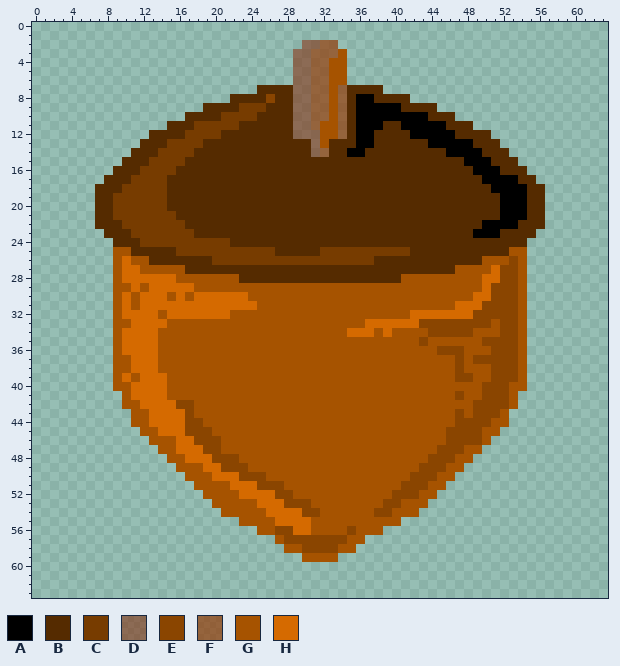
A pixel-art sprite gets an edit: imgs/acorn.png. Above, as it was before the edit.
The file is 64x64 pixels. Colours within 5 levels of each other are drawn and written as one.
Palette (. is transparent): A #000000  B #552b00  C #773c00  D #84220087  E #8a4500  F #953500a8  G #a65300  H #d56a00
After:
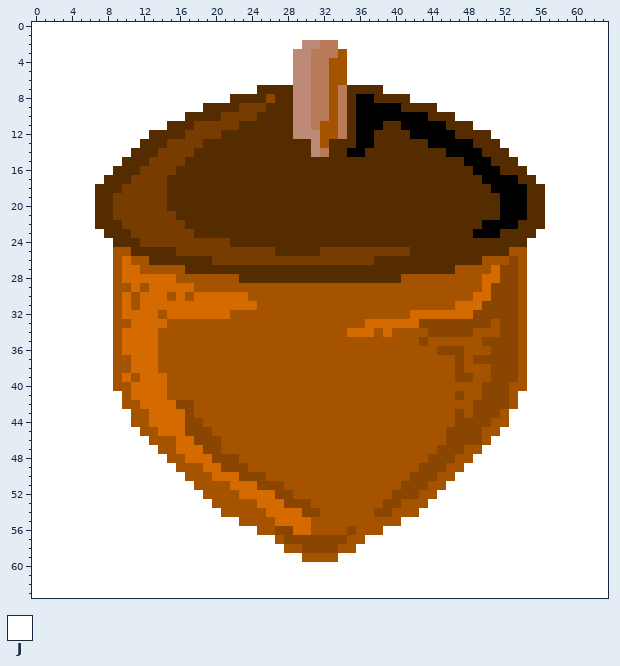
Colours new in this view: J #ffffff
From old to new:
colour D: #84220087 -> #be8a78
colour F: #953500a8 -> #b97a57
Changed rows in their new state; - is a pixel that keeps its letter.
first column x 0:
 0 JJJJJJJJJJJJJJJJJJJJJJJJJJJJJJJJJJJJJJJJJJJJJJJJJJJJJJJJJJJJJJJJ
 1 JJJJJJJJJJJJJJJJJJJJJJJJJJJJJJJJJJJJJJJJJJJJJJJJJJJJJJJJJJJJJJJJ
 2 JJJJJJJJJJJJJJJJJJJJJJJJJJJJJJ----JJJJJJJJJJJJJJJJJJJJJJJJJJJJJJ
 3 JJJJJJJJJJJJJJJJJJJJJJJJJJJJJ------JJJJJJJJJJJJJJJJJJJJJJJJJJJJJ
 4 JJJJJJJJJJJJJJJJJJJJJJJJJJJJJ------JJJJJJJJJJJJJJJJJJJJJJJJJJJJJ
 5 JJJJJJJJJJJJJJJJJJJJJJJJJJJJJ------JJJJJJJJJJJJJJJJJJJJJJJJJJJJJ
 6 JJJJJJJJJJJJJJJJJJJJJJJJJJJJJ------JJJJJJJJJJJJJJJJJJJJJJJJJJJJJ
 7 JJJJJJJJJJJJJJJJJJJJJJJJJ--------------JJJJJJJJJJJJJJJJJJJJJJJJJ
 8 JJJJJJJJJJJJJJJJJJJJJJ--------------------JJJJJJJJJJJJJJJJJJJJJJ
 9 JJJJJJJJJJJJJJJJJJJ--------------------------JJJJJJJJJJJJJJJJJJJ
10 JJJJJJJJJJJJJJJJJ------------------------------JJJJJJJJJJJJJJJJJ
11 JJJJJJJJJJJJJJJ----------------------------------JJJJJJJJJJJJJJJ
12 JJJJJJJJJJJJJ--------------------------------------JJJJJJJJJJJJJ
13 JJJJJJJJJJJJ----------------------------------------JJJJJJJJJJJJ
14 JJJJJJJJJJJ------------------------------------------JJJJJJJJJJJ
15 JJJJJJJJJJ--------------------------------------------JJJJJJJJJJ
16 JJJJJJJJJ----------------------------------------------JJJJJJJJJ
17 JJJJJJJJ------------------------------------------------JJJJJJJJ
18 JJJJJJJ--------------------------------------------------JJJJJJJ
19 JJJJJJJ--------------------------------------------------JJJJJJJ
20 JJJJJJJ--------------------------------------------------JJJJJJJ
21 JJJJJJJ--------------------------------------------------JJJJJJJ
22 JJJJJJJ--------------------------------------------------JJJJJJJ
23 JJJJJJJJ------------------------------------------------JJJJJJJJ
24 JJJJJJJJJ----------------------------------------------JJJJJJJJJ
25 JJJJJJJJJ----------------------------------------------JJJJJJJJJ
26 JJJJJJJJJ----------------------------------------------JJJJJJJJJ
27 JJJJJJJJJ----------------------------------------------JJJJJJJJJ
28 JJJJJJJJJ----------------------------------------------JJJJJJJJJ
29 JJJJJJJJJ----------------------------------------------JJJJJJJJJ
30 JJJJJJJJJ----------------------------------------------JJJJJJJJJ
31 JJJJJJJJJ----------------------------------------------JJJJJJJJJ
32 JJJJJJJJJ----------------------------------------------JJJJJJJJJ
33 JJJJJJJJJ----------------------------------------------JJJJJJJJJ
34 JJJJJJJJJ----------------------------------------------JJJJJJJJJ
35 JJJJJJJJJ----------------------------------------------JJJJJJJJJ
36 JJJJJJJJJ----------------------------------------------JJJJJJJJJ
37 JJJJJJJJJ----------------------------------------------JJJJJJJJJ
38 JJJJJJJJJ----------------------------------------------JJJJJJJJJ
39 JJJJJJJJJ----------------------------------------------JJJJJJJJJ
40 JJJJJJJJJ----------------------------------------------JJJJJJJJJ
41 JJJJJJJJJJ--------------------------------------------JJJJJJJJJJ
42 JJJJJJJJJJ--------------------------------------------JJJJJJJJJJ
43 JJJJJJJJJJJ------------------------------------------JJJJJJJJJJJ
44 JJJJJJJJJJJ------------------------------------------JJJJJJJJJJJ
45 JJJJJJJJJJJJ----------------------------------------JJJJJJJJJJJJ
46 JJJJJJJJJJJJJ--------------------------------------JJJJJJJJJJJJJ
47 JJJJJJJJJJJJJJ------------------------------------JJJJJJJJJJJJJJ
48 JJJJJJJJJJJJJJJ----------------------------------JJJJJJJJJJJJJJJ
49 JJJJJJJJJJJJJJJJ--------------------------------JJJJJJJJJJJJJJJJ
50 JJJJJJJJJJJJJJJJJ------------------------------JJJJJJJJJJJJJJJJJ
51 JJJJJJJJJJJJJJJJJJ----------------------------JJJJJJJJJJJJJJJJJJ
52 JJJJJJJJJJJJJJJJJJJ--------------------------JJJJJJJJJJJJJJJJJJJ
53 JJJJJJJJJJJJJJJJJJJJ------------------------JJJJJJJJJJJJJJJJJJJJ
54 JJJJJJJJJJJJJJJJJJJJJ----------------------JJJJJJJJJJJJJJJJJJJJJ
55 JJJJJJJJJJJJJJJJJJJJJJJ------------------JJJJJJJJJJJJJJJJJJJJJJJ
56 JJJJJJJJJJJJJJJJJJJJJJJJJ--------------JJJJJJJJJJJJJJJJJJJJJJJJJ
57 JJJJJJJJJJJJJJJJJJJJJJJJJJJ----------JJJJJJJJJJJJJJJJJJJJJJJJJJJ
58 JJJJJJJJJJJJJJJJJJJJJJJJJJJJ--------JJJJJJJJJJJJJJJJJJJJJJJJJJJJ
59 JJJJJJJJJJJJJJJJJJJJJJJJJJJJJJ----JJJJJJJJJJJJJJJJJJJJJJJJJJJJJJ
60 JJJJJJJJJJJJJJJJJJJJJJJJJJJJJJJJJJJJJJJJJJJJJJJJJJJJJJJJJJJJJJJJ
61 JJJJJJJJJJJJJJJJJJJJJJJJJJJJJJJJJJJJJJJJJJJJJJJJJJJJJJJJJJJJJJJJ
62 JJJJJJJJJJJJJJJJJJJJJJJJJJJJJJJJJJJJJJJJJJJJJJJJJJJJJJJJJJJJJJJJ
63 JJJJJJJJJJJJJJJJJJJJJJJJJJJJJJJJJJJJJJJJJJJJJJJJJJJJJJJJJJJJJJJJ
Changed places in both pictures, as pixel boxes (x1, y1, x2, y2):
changed: (32, 22, 608, 598)
